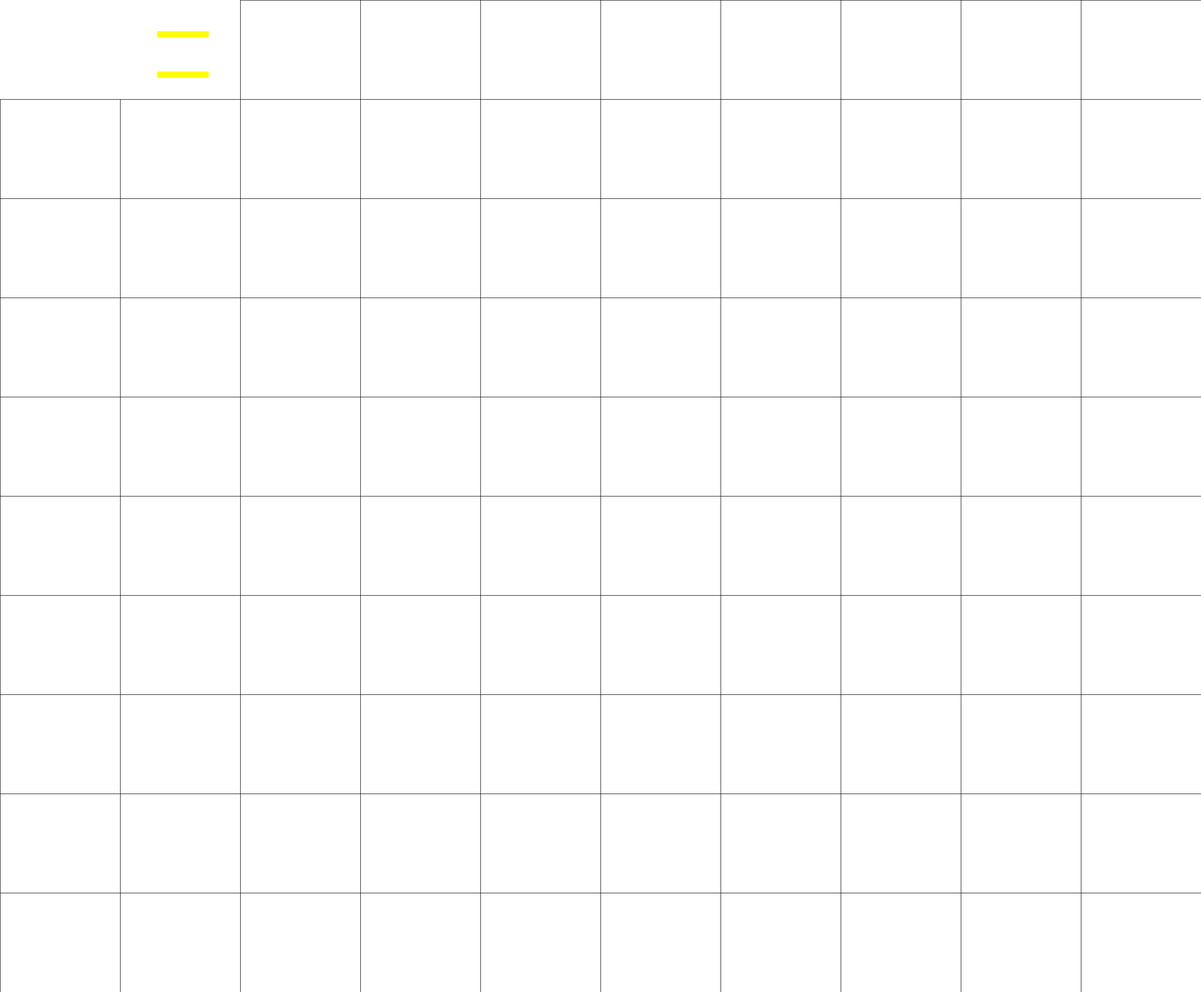
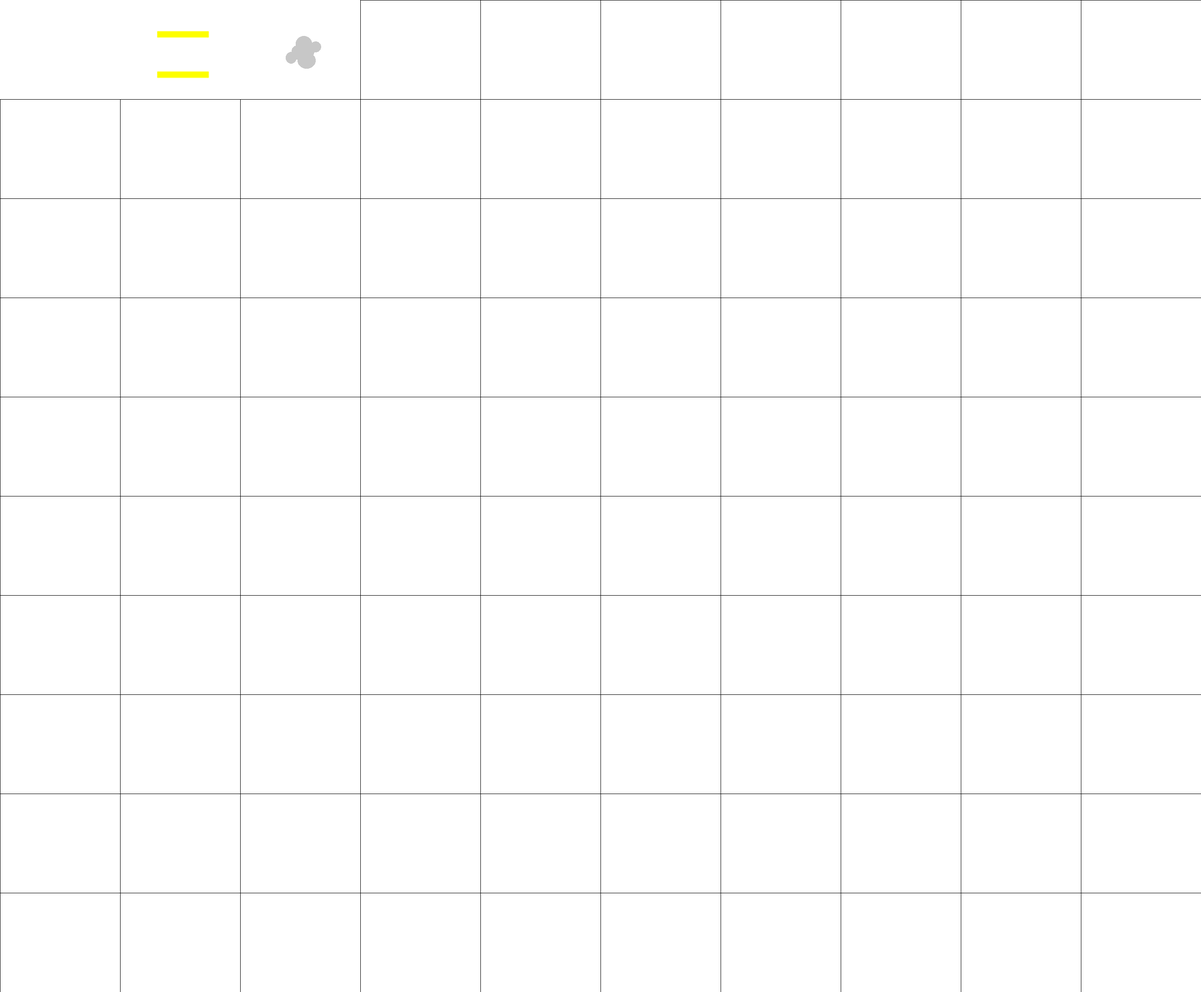
The second 1201 x 992 image is a revision of the first. Changes to its layers:
added layer "smoke1.png" above "cloud1.png" over [285, 35, 322, 69]
painted on "Background" over [239, 0, 361, 100]
